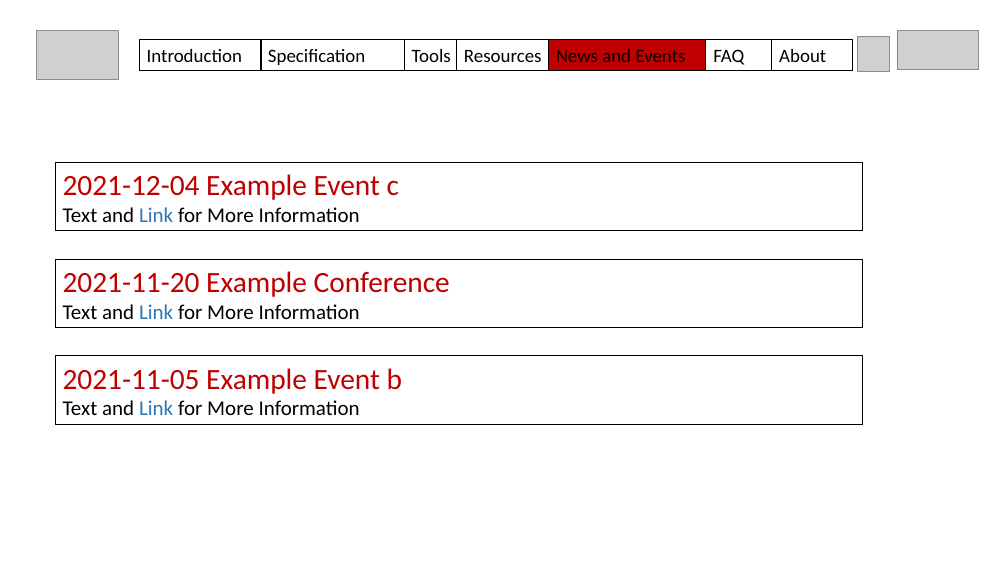
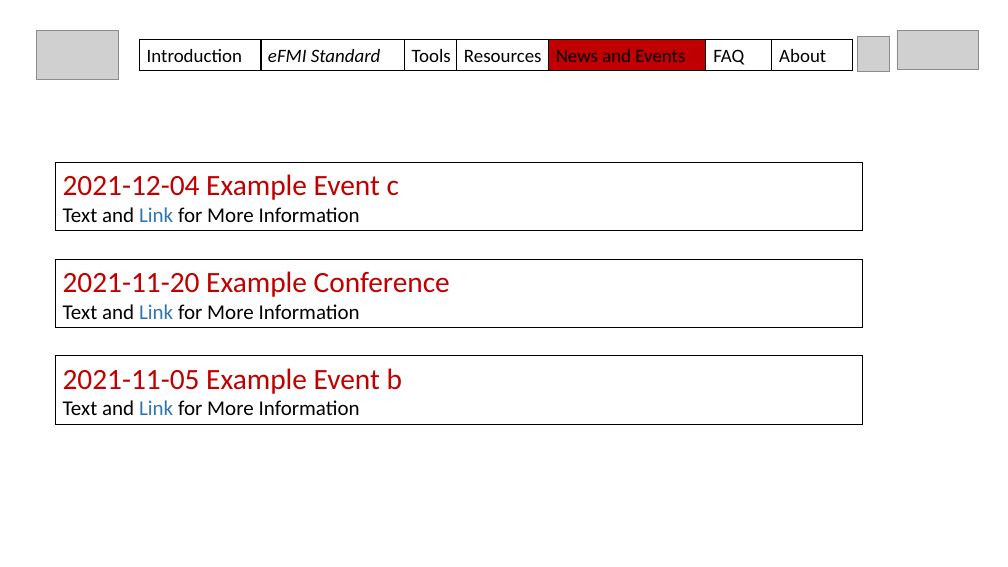
Before and after one commit to modelica/efmi-standard.org, a slide deck: slide 6 of documentation/2022-03-29_MAP-structure-draft.pptx (slide 7 before the commit). Drawn at 1008x567 pixels with LibreOffice and Linux fonts; fonts in the diff are those of the drawing; grey boxes stand for pictures. Boxes give left, top, right and bottom in pixels: in the first picture for what was removed or moved away, otherwise in the second. Text is boxed around its words. In the diff, an @@ line names an element or a change of style, - is before the commit and + after.

```diff
--- a/documentation/2022-03-29_MAP-structure-draft.pptx
+++ b/documentation/2022-03-29_MAP-structure-draft.pptx
@@ text in rectangle at (268,49,381,62): text changed; italic on @@
-Specification
+eFMI Standard
```
Also in this commit, not shown: 6 other slides changed, 1 slide added, 2 slides removed, 14 other files.
